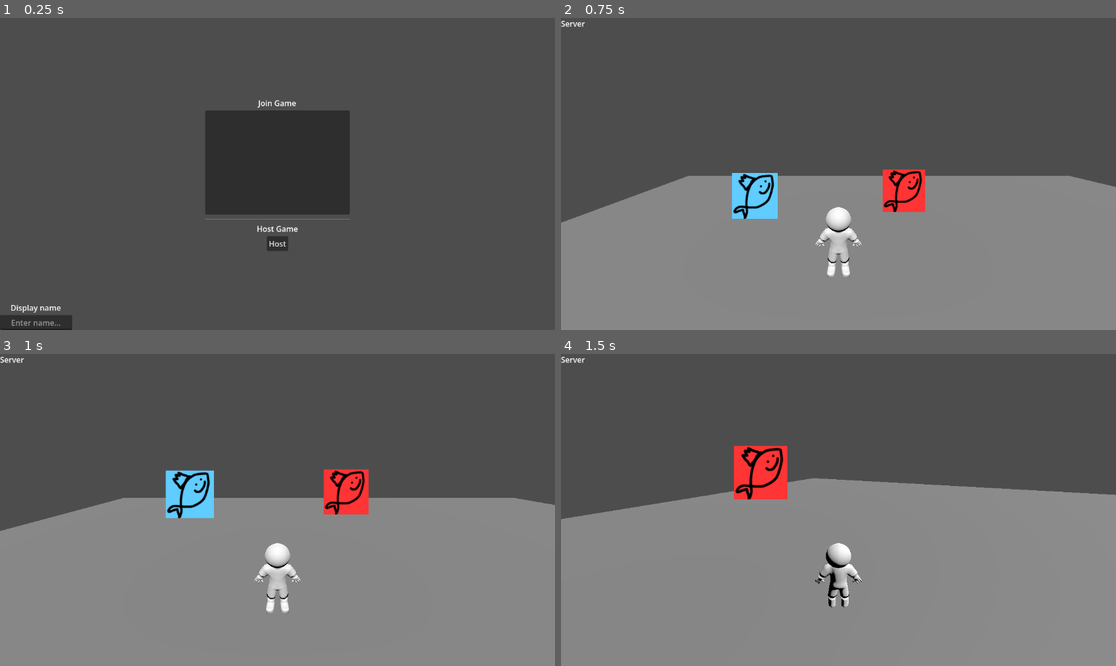
Above: before the commit, frames 1-4 (two rows, left to right).
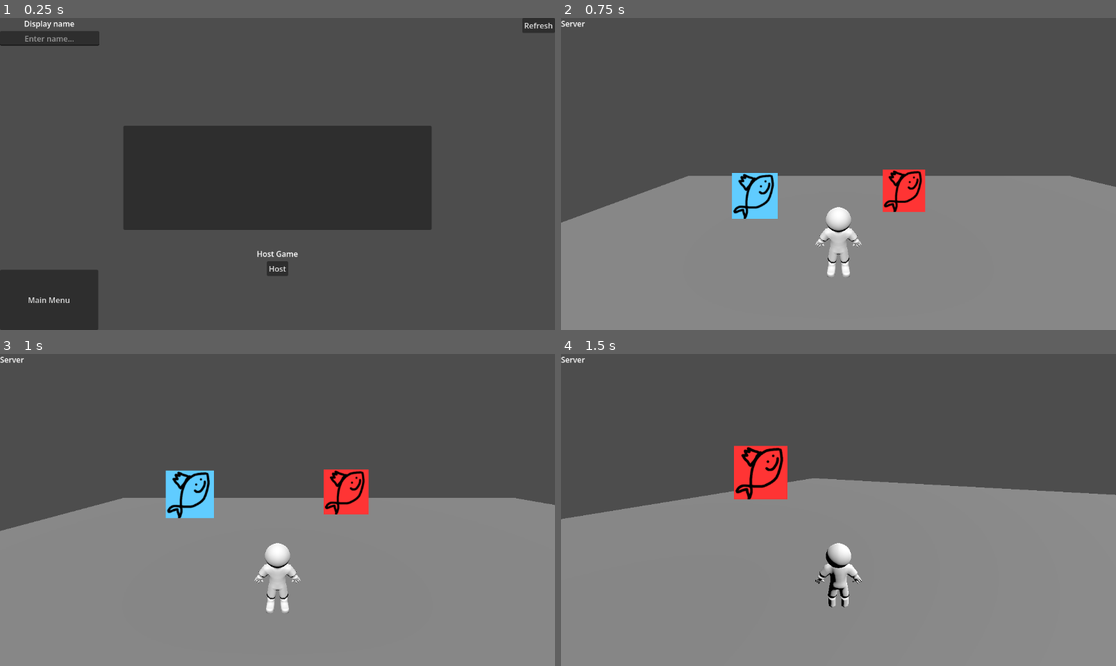
Above: after the commit, the same moments.

Repository: gmuGADIG/King-Fisher
Game: Godot game, scene res://ui/lobby_browser/lobby_browser.tscn
Two runs of this game, one before a commit and one after it. Both use one fixed random seed, a clock stepped at 60 frames per second and the inputs below. The engine's default icon, where the game draws it, is replaced by a stand-in: a white triangle on a blue panel in a dark square.
Inputs (mouse positions are in pixels of both pictures, inside the frame that each line leads up to):
- Up to frame 1 (0.25 s): no input
- Up to frame 2 (0.75 s): click "Host" at 0.5 s
- Up to frame 3 (1 s): no input
- Up to frame 4 (1.5 s): tap Enter at 1.25 s; move the mouse to (866, 510) at 1.27 s; hold W (move_up) from 1.28 s (still down); hold \ (print_players) from 1.28 s (still down); click (866, 510) at 1.42 s

The runs differ from the first frame. In frame 1, 17% of the frame differs, in the area x 0-100%, y 0-100%; in frame 2, nothing differs; in frame 3, nothing differs; in frame 4, nothing differs.

Commit message:
Worked on server browser
Rearranged server browser
Added lobby in game window (not implemented yet)
Changed lobby text to have more information

Diff:
--- a/ui/lobby_browser/lobby_browser.tscn
+++ b/ui/lobby_browser/lobby_browser.tscn
@@ -2,7 +2,9 @@
 
 [ext_resource type="Script" uid="uid://sebpacttibvk" path="res://ui/lobby_browser/lobby_browser.gd" id="1_k67f4"]
 [ext_resource type="PackedScene" uid="uid://cksuxnaqh3sqr" path="res://ui/lobby_browser/server_info.tscn" id="2_csvqp"]
-[ext_resource type="PackedScene" uid="uid://n6fltg0vkvl" path="res://ui/options/options_menu.tscn" id="3_pxnt7"]
+[ext_resource type="Texture2D" uid="uid://dqsfednh0xijm" path="res://art/2d-ui/lobby waiting.png" id="3_5eayx"]
+[ext_resource type="Texture2D" uid="uid://ctk0goiprrums" path="res://art/2d-ui/cancel.png" id="4_uxqk6"]
+[ext_resource type="Script" uid="uid://cif4u2yhgqih4" path="res://ui/lobby_browser/lobby_in_game_cancel.gd" id="5_uxqk6"]
 
 [node name="LobbyBrowser" type="Control" unique_id=245152877]
 layout_mode = 3
@@ -14,55 +16,13 @@
 script = ExtResource("1_k67f4")
 server_info_packed = ExtResource("2_csvqp")
 
-[node name="VBoxContainer" type="VBoxContainer" parent="." unique_id=44045274]
-layout_mode = 1
-anchors_preset = 8
-anchor_left = 0.5
-anchor_top = 0.5
-anchor_right = 0.5
-anchor_bottom = 0.5
-offset_left = -20.0
-offset_top = -20.0
-offset_right = 20.0
-offset_bottom = 20.0
-grow_horizontal = 2
-grow_vertical = 2
-
-[node name="JoinLabel" type="Label" parent="VBoxContainer" unique_id=1423046525]
-layout_mode = 2
-text = "Join Game"
-horizontal_alignment = 1
-
-[node name="Panel" type="PanelContainer" parent="VBoxContainer" unique_id=1518235674]
-layout_mode = 2
-
-[node name="ServerInfoParent" type="VBoxContainer" parent="VBoxContainer/Panel" unique_id=1149710568]
-unique_name_in_owner = true
-custom_minimum_size = Vector2(300, 216)
-layout_mode = 2
-
-[node name="HSeparator2" type="HSeparator" parent="VBoxContainer" unique_id=369293543]
-layout_mode = 2
-theme_override_constants/separation = 10
-
-[node name="HostLabel" type="Label" parent="VBoxContainer" unique_id=878563602]
-layout_mode = 2
-text = "Host Game"
-horizontal_alignment = 1
-
-[node name="HostButton" type="Button" parent="VBoxContainer" unique_id=1159664938]
-layout_mode = 2
-size_flags_horizontal = 4
-text = "Host"
-
 [node name="DisplayName" type="VBoxContainer" parent="." unique_id=927114755]
 layout_mode = 1
-anchors_preset = 2
-anchor_top = 1.0
+anchors_preset = -1
+anchor_right = 0.179
 anchor_bottom = 1.0
-offset_top = -58.0
-offset_right = 150.0
-grow_vertical = 0
+offset_right = -0.20800781
+metadata/_edit_use_anchors_ = true
 
 [node name="NameLabel" type="Label" parent="DisplayName" unique_id=283235027]
 layout_mode = 2
@@ -76,7 +36,87 @@
 placeholder_text = "Enter name..."
 alignment = 1
 
-[node name="OptionsMenu" parent="." unique_id=1087068024 instance=ExtResource("3_pxnt7")]
+[node name="BackButton" type="Button" parent="." unique_id=328806063]
 layout_mode = 1
+anchors_preset = 2
+anchor_top = 1.0
+anchor_bottom = 1.0
+offset_top = -125.0
+offset_right = 204.0
+grow_vertical = 0
+text = "Main Menu"
 
-[connection signal="pressed" from="VBoxContainer/HostButton" to="." method="_on_host_button_pressed"]
+[node name="RefreshButton" type="Button" parent="." unique_id=1592148746]
+layout_mode = 1
+anchors_preset = -1
+anchor_left = 0.94100004
+anchor_right = 1.0
+anchor_bottom = 0.048
+offset_left = -0.032104492
+offset_bottom = -0.10400009
+grow_horizontal = 0
+text = "Refresh
+"
+metadata/_edit_use_anchors_ = true
+
+[node name="LobbyBrowserProper" type="Panel" parent="." unique_id=1083870304]
+self_modulate = Color(1, 1, 1, 0)
+layout_mode = 1
+anchors_preset = -1
+anchor_left = 0.215
+anchor_top = 0.2345679
+anchor_right = 0.77800006
+anchor_bottom = 0.9382716
+offset_left = 8.319992
+offset_right = -0.25604248
+grow_horizontal = 2
+grow_vertical = 2
+metadata/_edit_use_anchors_ = true
+
+[node name="VBoxContainer" type="VBoxContainer" parent="LobbyBrowserProper" unique_id=44045274]
+layout_mode = 1
+anchors_preset = 15
+anchor_right = 1.0
+anchor_bottom = 1.0
+grow_horizontal = 2
+grow_vertical = 2
+alignment = 1
+
+[node name="Panel" type="PanelContainer" parent="LobbyBrowserProper/VBoxContainer" unique_id=1518235674]
+layout_mode = 2
+
+[node name="ServerInfoParent" type="VBoxContainer" parent="LobbyBrowserProper/VBoxContainer/Panel" unique_id=1149710568]
+unique_name_in_owner = true
+custom_minimum_size = Vector2(300, 216)
+layout_mode = 2
+
+[node name="HSeparator2" type="HSeparator" parent="LobbyBrowserProper/VBoxContainer" unique_id=369293543]
+modulate = Color(1, 1, 1, 0)
+layout_mode = 2
+theme_override_constants/separation = 30
+
+[node name="HostLabel" type="Label" parent="LobbyBrowserProper/VBoxContainer" unique_id=878563602]
+layout_mode = 2
+text = "Host Game"
+horizontal_alignment = 1
+
+[node name="HostButton" type="Button" parent="LobbyBrowserProper/VBoxContainer" unique_id=1159664938]
+layout_mode = 2
+size_flags_horizontal = 4
+text = "Host"
+
+[node name="LobbyInGame" type="Sprite2D" parent="." unique_id=128183771]
+unique_name_in_owner = true
+visible = false
+position = Vector2(576, 324)
+texture = ExtResource("3_5eayx")
+
+[node name="TextureButton" type="TextureButton" parent="LobbyInGame" unique_id=95174705]
+offset_left = -132.5
+offset_top = 25.0
+offset_right = 142.5
+offset_bottom = 125.0
+texture_normal = ExtResource("4_uxqk6")
+script = ExtResource("5_uxqk6")
+
+[connection signal="pressed" from="LobbyBrowserProper/VBoxContainer/HostButton" to="." method="_on_host_button_pressed"]
--- /dev/null
+++ b/ui/lobby_browser/lobby_in_game_cancel.gd
@@ -0,0 +1,5 @@
+extends TextureButton
+
+
+func _pressed() -> void:
+	(%LobbyInGame).visible = false
--- a/ui/lobby_browser/server_info.tscn
+++ b/ui/lobby_browser/server_info.tscn
@@ -4,6 +4,8 @@
 
 [node name="ServerInfo" type="PanelContainer" unique_id=859087533]
 custom_minimum_size = Vector2(300, 0)
+offset_right = 519.0
+offset_bottom = 51.0
 script = ExtResource("1_7crmb")
 ip = "192.168.1.2"
 hostname = "- Hostname -"
@@ -21,26 +23,46 @@
 [node name="NameLabel" type="Label" parent="MarginContainer/HBoxContainer" unique_id=673213215]
 unique_name_in_owner = true
 layout_mode = 2
-text = "Hostname"
+text = "- Hostname -"
 
-[node name="SpaceLabel" type="Label" parent="MarginContainer/HBoxContainer" unique_id=7792534]
+[node name="VSeparator" type="VSeparator" parent="MarginContainer/HBoxContainer" unique_id=687801402]
+modulate = Color(1, 1, 1, 0)
 layout_mode = 2
-text = "-"
+theme_override_constants/separation = 20
+
+[node name="IPLabel" type="Label" parent="MarginContainer/HBoxContainer" unique_id=165369734]
+unique_name_in_owner = true
+layout_mode = 2
+size_flags_horizontal = 0
+text = "192.168.1.2"
+
+[node name="VSeparator2" type="VSeparator" parent="MarginContainer/HBoxContainer" unique_id=1352451913]
+modulate = Color(1, 1, 1, 0)
+layout_mode = 2
+theme_override_constants/separation = 20
 
 [node name="CountLabel" type="Label" parent="MarginContainer/HBoxContainer" unique_id=817665762]
 unique_name_in_owner = true
 layout_mode = 2
 text = "0/0"
 
-[node name="IPLabel" type="Label" parent="MarginContainer/HBoxContainer" unique_id=165369734]
+[node name="Players" type="Label" parent="MarginContainer/HBoxContainer" unique_id=150747524]
+layout_mode = 2
+text = "Players"
+
+[node name="VSeparator3" type="VSeparator" parent="MarginContainer/HBoxContainer" unique_id=424302932]
+modulate = Color(1, 1, 1, 0)
+layout_mode = 2
+theme_override_constants/separation = 20
+
+[node name="IngameLabel" type="Label" parent="MarginContainer/HBoxContainer" unique_id=1836198390]
 unique_name_in_owner = true
-visible = false
 layout_mode = 2
-text = "192.168.1.2"
+text = "Ingame?"
 
 [node name="JoinButton" type="Button" parent="MarginContainer/HBoxContainer" unique_id=1509485563]
 layout_mode = 2
 size_flags_horizontal = 10
-text = "Join"
+text = "  Join  "
 
 [connection signal="pressed" from="MarginContainer/HBoxContainer/JoinButton" to="." method="_on_join_button_pressed"]
Not shown, changed: addons/zylann.hterrain/models/grass_quad.obj.import
Not shown, changed: addons/zylann.hterrain/models/grass_quad_x2.obj.import
Not shown, changed: addons/zylann.hterrain/models/grass_quad_x3.obj.import
Not shown, changed: addons/zylann.hterrain/models/grass_quad_x4.obj.import
Not shown, changed: addons/zylann.hterrain/tools/brush/shapes/acrylic1.exr.import
Not shown, changed: addons/zylann.hterrain/tools/brush/shapes/round0.exr.import
Not shown, changed: addons/zylann.hterrain/tools/brush/shapes/round1.exr.import
Not shown, changed: addons/zylann.hterrain/tools/brush/shapes/round2.exr.import
Not shown, changed: addons/zylann.hterrain/tools/brush/shapes/round3.exr.import
Not shown, changed: addons/zylann.hterrain/tools/brush/shapes/smoke.exr.import
Not shown, changed: addons/zylann.hterrain/tools/brush/shapes/texture1.exr.import
Not shown, changed: addons/zylann.hterrain/tools/brush/shapes/thing.exr.import
(and 36 more such lines)
